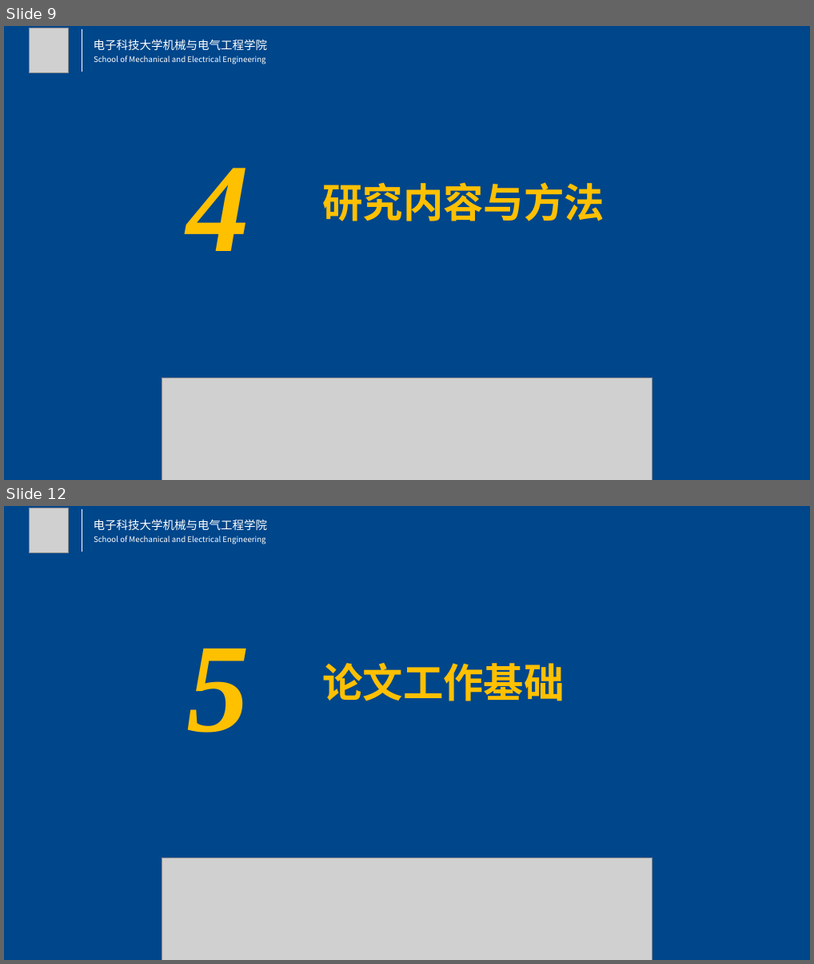
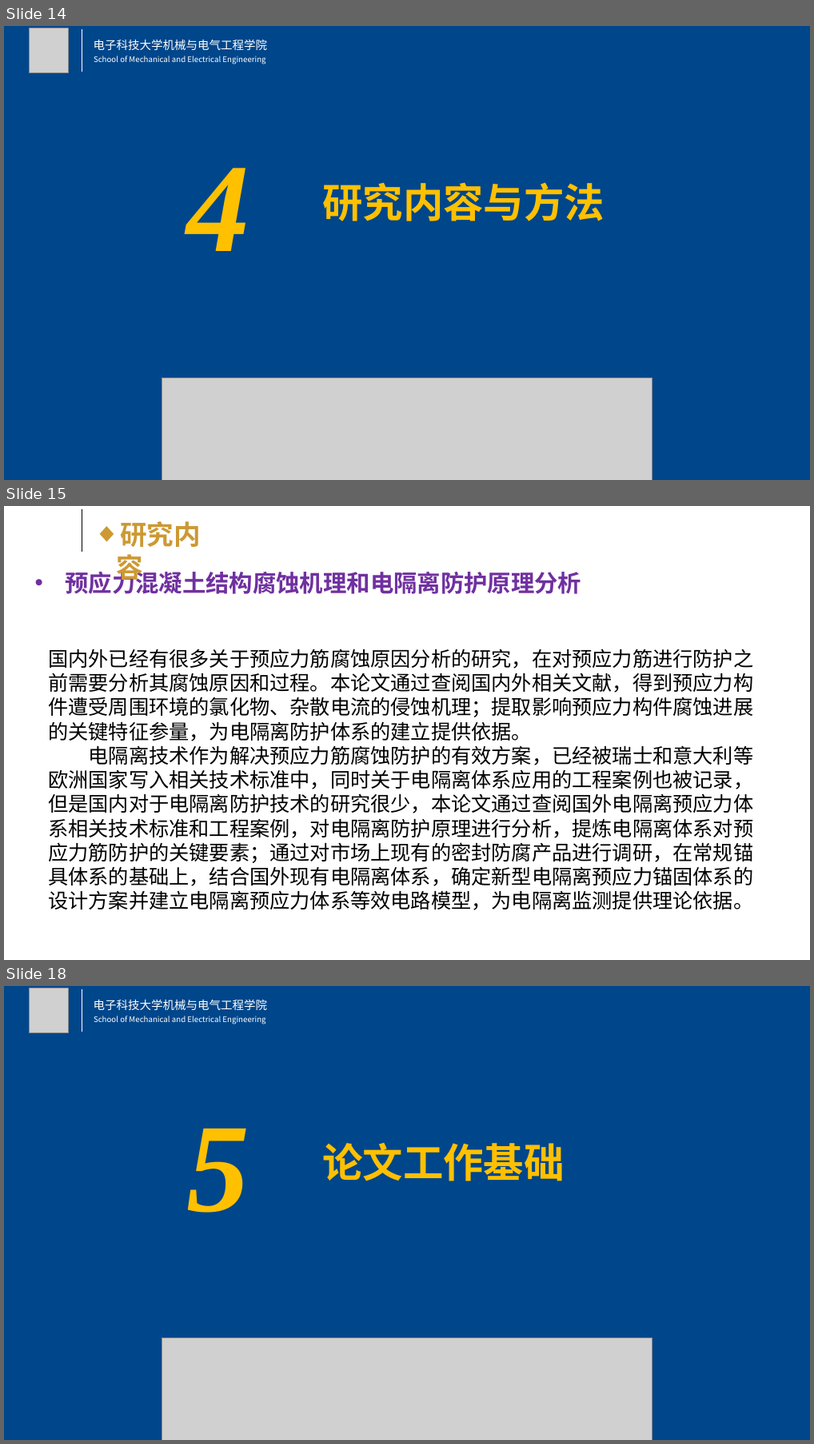
Before and after one commit to kokowhen/paper-manage, a slide deck: EIT/开题答辩slide.pptx. Shown one above the other, each under a label of ours: slides 9 and 12 before the commit, slides 14, 15 and 18 after it; the slides between them are not shown. The pictures are 814x964 and 814x1444 pixels, drawn with LibreOffice and Linux fonts; fonts in the diff are those of the drawing; grey boxes stand for pictures; background and template pictures are left out. Boxes give left, top, right and bottom in pixels: in the first picture for what was removed or moved away, otherwise in the second. Text is boxed around its words. In the diff, an @@ line names an element or a change of style, - is before the commit and + after.

```diff
--- a/EIT/开题答辩slide.pptx
+++ b/EIT/开题答辩slide.pptx
@@ slide 15 added at [4, 506, 810, 960], background #FFFFFF @@
@@ line added from (82, 509) to (82, 552), #000000 0.75 pt @@
@@ text added at [116, 521, 201, 584], 32 pt, text #CC9933, bold @@
+◆ 研究内容
@@ text added at [65, 568, 582, 594], 28 pt, text #7030A0, bold @@
+• 预应力混凝土结构腐蚀机理和电隔离防护原理分析
@@ text added at [48, 648, 754, 910], 24 pt, text #000000 @@
+国内外已经有很多关于预应力筋腐蚀原因分析的研究，在对预应力筋进行防护之前需要分析其腐蚀原因和过程。本论文通过查阅国内外相关文献，得到预应力构件遭受周围环境的氯化物、杂散电流的侵蚀机理；提取影响预应力构件腐蚀进展的关键特征参量，为电隔离防护体系的建立提供依据。 电隔离技术作为解决预应力筋腐蚀防护的有效方案，已经被瑞士和意大利等欧洲国家写入相关技术标准中，同时关于电隔离体系应用的工程案例也被记录，但是国内对于电隔离防护技术的研究很少，本论文通过查阅国外电隔离预应力体系相关技术标准和工程案例，对电隔离防护原理进行分析，提炼电隔离体系对预应力筋防护的关键要素；通过对市场上现有的密封防腐产品进行调研，在常规锚具体系的基础上，结合国外现有电隔离体系，确定新型电隔离预应力锚固体系的设计方案并建立电隔离预应力体系等效电路模型，为电隔离监测提供理论依据。
@@ what was slide 9 is now slide 14 @@
@@ what was slide 12 is now slide 18 @@
```
Also in this commit, not shown: 13 other slides added, 6 slides removed, 1 other file.
